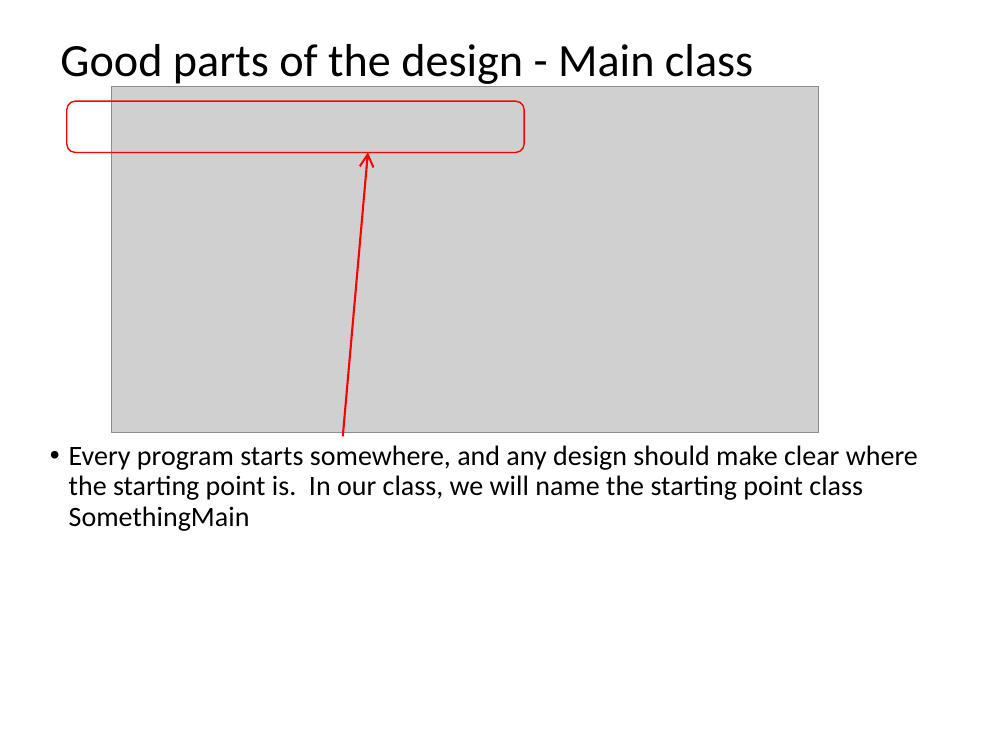
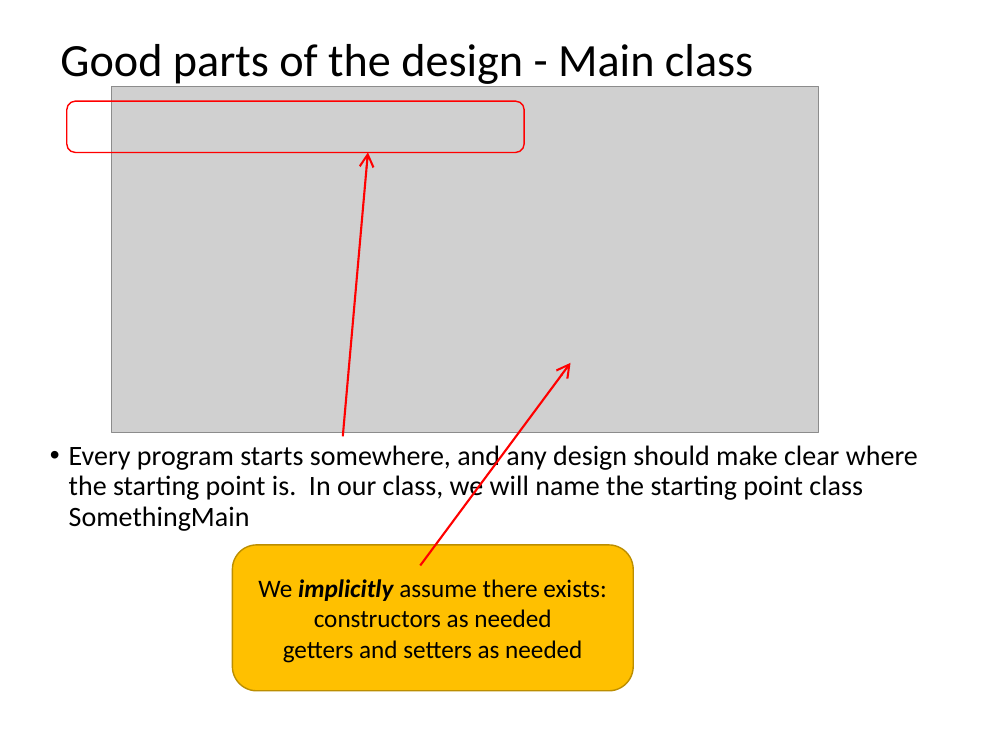
Before and after one commit to RHIT-CSSE/csse220, a slide deck: slide 22 of ClassMaterials/SETechniques/Slides/SoftwareEngineeringTechniques.pptx (slide 21 before the commit). Drawn at 1008x756 pixels with LibreOffice and Linux fonts; fonts in the diff are those of the drawing; grey boxes stand for pictures. Boxes give left, top, right and bottom in pixels: in the first picture for what was removed or moved away, otherwise in the second. Text is boxed around its words. In the diff, an @@ line names an element or a change of style, - is before the commit and + after.

```diff
--- a/ClassMaterials/SETechniques/Slides/SoftwareEngineeringTechniques.pptx
+++ b/ClassMaterials/SETechniques/Slides/SoftwareEngineeringTechniques.pptx
@@ arrow added from (420, 565) to (571, 363), #FF0000 1.5 pt @@
@@ rounded rectangle added at [233,545,634,691], fill #FFC000, outline #BD8E00 1 pt, 18 pt, text #000000 @@
+We implicitly assume there exists:
+constructors as needed
+getters and setters as needed
```
Also in this commit, not shown: 16 other slides changed, 6 slides added, 1 other file.
